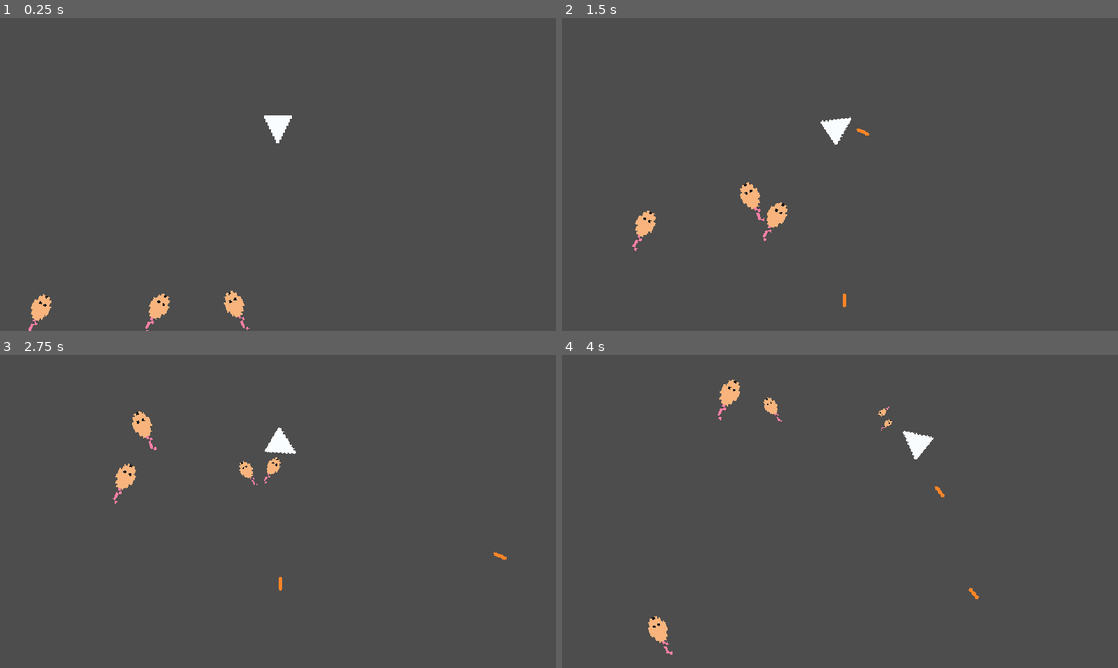
Above: before the commit, frames 1-4 (two rows, left to right).
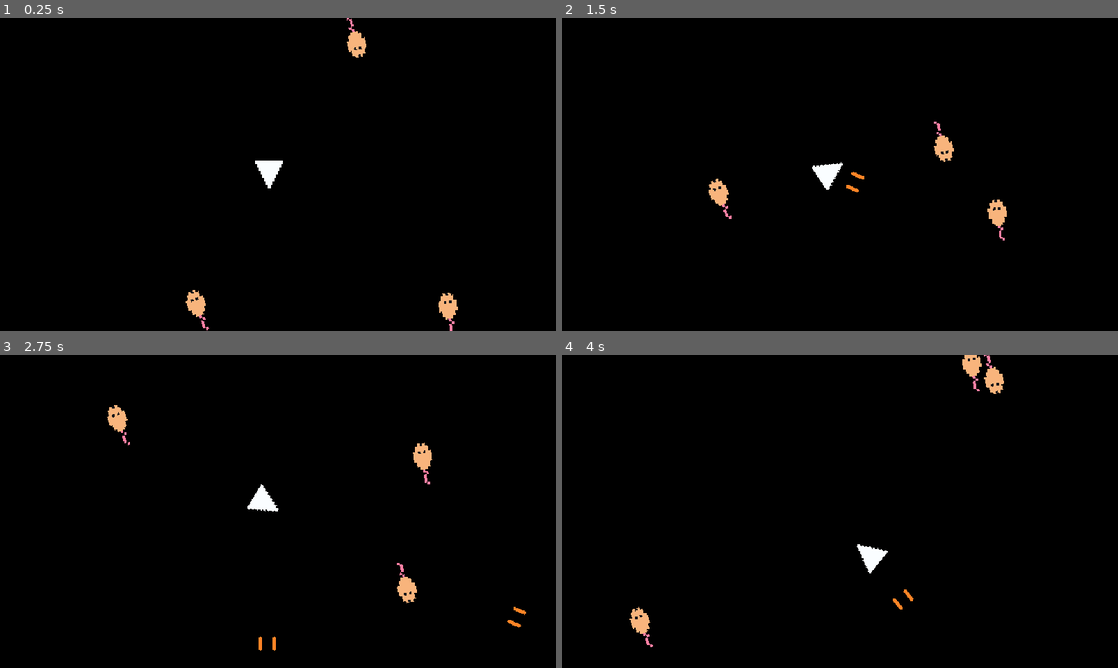
Above: after the commit, the same moments.

Repository: problem-18-dev/cheese-chasers
Game: Godot game, scene res://scenes/main.tscn
The game is run twice, just before and just after one commit, with the same random seed, the same clock (stepped at 60 frames per second) and the same inputs.
Inputs:
- Up to frame 1 (0.25 s): no input
- Up to frame 2 (1.5 s): tap Enter at 0.5 s; hold D (turn_right) 0.53-1.28 s; hold Space (shoot) 0.53-1.28 s; hold A (turn_left) from 1.28 s (still down); tap Space (shoot) at 1.35 s
- Up to frame 3 (2.75 s): release A (turn_left) at 2.03 s; hold D (turn_right) from 2.03 s (still down); hold Space (shoot) from 2.03 s (still down)
- Up to frame 4 (4 s): release D (turn_right) at 2.78 s; release Space (shoot) at 2.78 s; hold Up (move_forward) 2.78-3.53 s; tap Space (shoot) at 2.85 s; hold A (turn_left) from 3.53 s (still down); hold Space (shoot) from 3.53 s (still down)

The runs differ from the first frame. In frame 1, 100% of the frame differs, in the area x 0-100%, y 0-100%; in frame 2, 100%; in frame 3, 100%; in frame 4, 100%.

Commit message:
feat: camera shake on player damage

Diff:
--- /dev/null
+++ b/game/shake_camera/shake_camera_2d.gd
@@ -0,0 +1,33 @@
+extends Camera2D
+
+@export var decay := 0.8
+@export var max_offset := Vector2(100, 75)
+@export var max_roll := 0.1
+
+var _trauma := 0.0
+var _trauma_power := 2
+
+
+func _ready() -> void:
+	randomize()
+
+
+func _process(delta: float) -> void:
+	if _trauma:
+		_trauma = max(_trauma - decay * delta, 0)
+		_shake()
+
+
+func add_trauma(amount: float) -> void:
+	_trauma = min(_trauma + amount, 1.0)
+
+
+func small_shake() -> void:
+	add_trauma(0.25)
+
+
+func _shake() -> void:
+	var amount := pow(_trauma, _trauma_power)
+	rotation = max_roll * amount * randf_range(-1, 1)
+	offset.x = max_offset.x * amount * randf_range(-1, 1)
+	offset.y = max_offset.y * amount * randf_range(-1, 1)
--- /dev/null
+++ b/game/shake_camera/shake_camera_2d.tscn
@@ -0,0 +1,7 @@
+[gd_scene format=3 uid="uid://chc3purvou568"]
+
+[ext_resource type="Script" uid="uid://budmydgu056r3" path="res://game/shake_camera/shake_camera_2d.gd" id="1_6m6aj"]
+
+[node name="ShakeCamera2D" type="Camera2D" unique_id=1356034144]
+anchor_mode = 0
+script = ExtResource("1_6m6aj")
--- a/project.godot
+++ b/project.godot
@@ -1,3 +1,11 @@
+; Engine configuration file.
+; It's best edited using the editor UI and not directly,
+; since the parameters that go here are not all obvious.
+;
+; Format:
+;   [section] ; section goes between []
+;   param=value ; assign values to parameters
+
 config_version=5
 
 [application]
@@ -7,6 +15,10 @@
 run/main_scene="uid://cbe6uahctmh8q"
 config/features=PackedStringArray("4.6", "GL Compatibility")
 config/icon="res://icon.svg"
+
+[autoload]
+
+GameManager="*uid://b7cmaypj327m2"
 
 [display]
 
--- a/scenes/base_level/base_level.gd
+++ b/scenes/base_level/base_level.gd
@@ -5,12 +5,22 @@
 @export var start_mice := 3
 
 @onready var _mouse_scene: PackedScene = load("res://scenes/mouse/mouse.tscn")
+@onready var _player_scene: PackedScene = load("res://scenes/player/player.tscn")
 @onready var _spawn_marker: PathFollow2D = $SpawnPath/SpawnLocation
 @onready var _mice: Node = $Mice
+@onready var shake_camera_2d: Camera2D = $ShakeCamera2D
 
 
 func _ready() -> void:
+	_spawn_player()
 	_spawn_mice()
+
+
+func _spawn_player() -> void:
+	var player := _player_scene.instantiate()
+	player.start($PlayerSpawnPosition.position)
+	player.hit.connect(_on_player_hit)
+	add_child(player)
 
 
 func _spawn_mice() -> void:
@@ -32,11 +42,25 @@
 		_mice.add_child(mouse)
 
 
-func _on_mouse_hit(hit_position: Vector2, direction: Vector2, scale: int, count: int) -> void:
+func _on_mouse_hit(hit_position: Vector2, scale: int, count: int, run_from = null) -> void:
 	for i in count:
 		var mouse := _mouse_scene.instantiate()
-		var spawn_rotation := randf_range(-PI / 2,  PI / 2)
-		var spawn_direction := direction.rotated(spawn_rotation)
+
+		# Run away from player, else random direction
+		var spawn_rotation: float
+		var spawn_direction: Vector2
+		if run_from:
+			spawn_rotation = randf_range(-PI / 4, PI / 4)
+			var direction_to_player := hit_position.direction_to(run_from)
+			spawn_direction = direction_to_player.rotated(PI + spawn_rotation)
+		else:
+			spawn_rotation = randf_range(-PI,  PI)
+			spawn_direction = Vector2.UP.rotated(spawn_rotation)
+
 		mouse.hit.connect(_on_mouse_hit)
 		mouse.start(hit_position, spawn_direction, scale - 1)
 		_mice.call_deferred("add_child", mouse)
+
+
+func _on_player_hit() -> void:
+	shake_camera_2d.small_shake()
--- a/scenes/base_level/base_level.tscn
+++ b/scenes/base_level/base_level.tscn
@@ -1,7 +1,7 @@
 [gd_scene format=3 uid="uid://d355e3q6xiox"]
 
-[ext_resource type="PackedScene" uid="uid://chvovwj01dkn5" path="res://scenes/player/player.tscn" id="1_8hega"]
 [ext_resource type="Script" uid="uid://dcascajx5fmg0" path="res://scenes/base_level/base_level.gd" id="1_k2up0"]
+[ext_resource type="PackedScene" uid="uid://chc3purvou568" path="res://game/shake_camera/shake_camera_2d.tscn" id="3_jlp5g"]
 
 [sub_resource type="Curve2D" id="Curve2D_k2up0"]
 _data = {
@@ -12,13 +12,26 @@
 [node name="BaseLevel" type="Node" unique_id=539995243]
 script = ExtResource("1_k2up0")
 
+[node name="ColorRect" type="ColorRect" parent="." unique_id=112092133]
+anchors_preset = 15
+anchor_right = 1.0
+anchor_bottom = 1.0
+offset_left = -83.55554
+offset_top = -47.0
+offset_right = 83.55554
+offset_bottom = 47.0
+grow_horizontal = 2
+grow_vertical = 2
+color = Color(0, 0, 0, 1)
+
+[node name="ShakeCamera2D" parent="." unique_id=1356034144 instance=ExtResource("3_jlp5g")]
+
 [node name="SpawnPath" type="Path2D" parent="." unique_id=521085597]
 curve = SubResource("Curve2D_k2up0")
 
 [node name="SpawnLocation" type="PathFollow2D" parent="SpawnPath" unique_id=1744936178]
 
+[node name="PlayerSpawnPosition" type="Marker2D" parent="." unique_id=1307384252]
+position = Vector2(310, 180)
+
 [node name="Mice" type="Node" parent="." unique_id=971192592]
-
-[node name="Player" parent="." unique_id=1918345498 instance=ExtResource("1_8hega")]
-position = Vector2(320, 128)
-lock_rotation = true
--- /dev/null
+++ b/scenes/laser/laser.gd
@@ -0,0 +1,6 @@
+extends Projectile
+
+
+func _on_destroy_timer_timeout() -> void:
+	print("time out!", $DestroyTimer.wait_time)
+	queue_free()
--- a/scenes/laser/laser.tscn
+++ b/scenes/laser/laser.tscn
@@ -1,6 +1,7 @@
 [gd_scene format=3 uid="uid://fxwrc0ikq7we"]
 
 [ext_resource type="PackedScene" uid="uid://cjn5v33k7elr5" path="res://scenes/projectile/projectile.tscn" id="1_j8ec3"]
+[ext_resource type="Script" uid="uid://bnx3m1u733eri" path="res://scenes/laser/laser.gd" id="2_bx1b7"]
 [ext_resource type="Texture2D" uid="uid://dmfpal1q5d1of" path="res://assets/sprites/laser_projectile.png" id="2_kfde8"]
 
 [sub_resource type="RectangleShape2D" id="RectangleShape2D_bx1b7"]
@@ -8,9 +9,31 @@
 
 [node name="Laser" unique_id=1334999182 instance=ExtResource("1_j8ec3")]
 collision_mask = 2
+script = ExtResource("2_bx1b7")
+speed = 225.0
 
 [node name="CollisionShape2D" parent="." index="0" unique_id=2109629548]
+position = Vector2(-8, 0)
 shape = SubResource("RectangleShape2D_bx1b7")
 
-[node name="Sprite2D" parent="." index="1" unique_id=872718839]
+[node name="CollisionShape2D2" type="CollisionShape2D" parent="." index="1" unique_id=1015172075]
+position = Vector2(8, 0)
+shape = SubResource("RectangleShape2D_bx1b7")
+
+[node name="Sprite2D" parent="." index="2" unique_id=872718839]
+position = Vector2(-8, 0)
 texture = ExtResource("2_kfde8")
+
+[node name="Sprite2D2" type="Sprite2D" parent="." index="3" unique_id=1961896349]
+position = Vector2(8, 0)
+texture = ExtResource("2_kfde8")
+
+[node name="VisibleOnScreenNotifier2D" parent="." index="4" unique_id=1790842771]
+rect = Rect2(-6, -8, 12, 16)
+
+[node name="DestroyTimer" type="Timer" parent="." index="5" unique_id=2102698245]
+wait_time = 1.75
+one_shot = true
+autostart = true
+
+[connection signal="timeout" from="DestroyTimer" to="." method="_on_destroy_timer_timeout"]
--- /dev/null
+++ b/scenes/main.gd
@@ -0,0 +1,36 @@
+class_name Main
+extends Node
+
+
+signal scene_changed(scene: Scene)
+
+enum Scene { GAME }
+
+@export_category("Scenes")
+@export var first_scene := Scene.GAME
+
+
+var scenes := {
+	Scene.GAME: "res://scenes/base_level/base_level.tscn",
+}
+
+var current_scene: Node
+
+
+func _ready() -> void:
+	GameManager.main_scene = self
+	load_scene(first_scene)
+
+
+func unload_scene() -> void:
+	if current_scene:
+		remove_child(current_scene)
+		current_scene = null
+
+
+func load_scene(scene: Scene) -> void:
+	unload_scene()
+	var new_scene: PackedScene = load(scenes[scene])
+	current_scene = new_scene.instantiate()
+	add_child(current_scene)
+	scene_changed.emit(scene)
--- a/scenes/main.tscn
+++ b/scenes/main.tscn
@@ -1,9 +1,6 @@
 [gd_scene format=3 uid="uid://cbe6uahctmh8q"]
 
-[ext_resource type="PackedScene" uid="uid://d355e3q6xiox" path="res://scenes/base_level/base_level.tscn" id="1_o5qli"]
+[ext_resource type="Script" uid="uid://c2x4i80nhsrlw" path="res://scenes/main.gd" id="1_o5qli"]
 
 [node name="Main" type="Node" unique_id=109043519]
-
-[node name="Scene" type="Node" parent="." unique_id=1681916975]
-
-[node name="BaseLevel" parent="Scene" unique_id=539995243 instance=ExtResource("1_o5qli")]
+script = ExtResource("1_o5qli")
--- a/scenes/mouse/mouse.gd
+++ b/scenes/mouse/mouse.gd
@@ -1,7 +1,7 @@
 extends Floater
 
 
-signal hit(position: Vector2, direction: Vector2, scale: int, mice_on_death: int)
+signal hit(position: Vector2, scale: int, mice_on_death: int, run_from: Vector2)
 
 @export_category("Movement")
 @export var min_speed := 50.0
@@ -23,7 +23,9 @@
 
 func _ready() -> void:
 	super()
-	sprite_2d.rotation = Vector2.UP.angle_to(_direction)
+	var new_rotation := Vector2.UP.angle_to(_direction)
+	sprite_2d.rotate(new_rotation)
+	collision_shape_2d.rotate(new_rotation)
 
 
 func start(start_position: Vector2, start_direction: Vector2, start_scale: int) -> void:
@@ -35,11 +37,12 @@
 	_direction = start_direction
 
 
-func take_damage() -> void:
+func take_damage(run_from = null) -> void:
 	if _scale > 1:
-		hit.emit(position, linear_velocity.normalized(), _scale, mice_on_death)
+		hit.emit(position, _scale, mice_on_death, run_from)
 
 	queue_free()
+
 
 func _change_size(start_scale: int) -> void:
 	assert(start_scale > 0, "Starting scale for mouse is invalid.")
--- a/scenes/player/player.gd
+++ b/scenes/player/player.gd
@@ -1,5 +1,7 @@
 extends Floater
 
+
+signal hit
 
 const FORCE_MULTIPLIER := 100.0
 
@@ -19,7 +21,7 @@
 
 @onready var cooldown_timer: Timer = $CooldownTimer
 @onready var animation_player: AnimationPlayer = $AnimationPlayer
-@onready var collision_shape_2d: CollisionShape2D = $CollisionShape2D
+@onready var gun_marker_2d: Marker2D = $GunMarker2D
 
 
 func _physics_process(delta: float) -> void:
@@ -36,10 +38,14 @@
 		_shoot()
 
 
+func start(start_position: Vector2) -> void:
+	position = start_position
+
+
 func _shoot() -> void:
-	var projectile_right: Projectile = projectile_scene.instantiate()
-	projectile_right.start($RightGunMarker2D.global_position, rotation)
-	get_tree().root.add_child(projectile_right)
+	var projectile: Projectile = projectile_scene.instantiate()
+	projectile.start(gun_marker_2d.global_position, rotation)
+	get_tree().root.add_child(projectile)
 
 	# Apply firing recoil
 	apply_impulse(shoot_recoil * Vector2.UP.rotated(rotation))
@@ -51,6 +57,7 @@
 
 func _take_damage() -> void:
 	animation_player.play("take_damage")
+	hit.emit()
 
 
 func _on_cooldown_timer_timeout() -> void:
@@ -62,4 +69,4 @@
 		return
 
 	_take_damage()
-	body.take_damage()
+	body.take_damage(position)
--- a/scenes/player/player.tscn
+++ b/scenes/player/player.tscn
@@ -70,6 +70,7 @@
 
 [node name="Player" type="RigidBody2D" unique_id=1918345498]
 collision_mask = 2
+lock_rotation = true
 contact_monitor = true
 max_contacts_reported = 1
 linear_damp = 1.0
@@ -84,15 +85,10 @@
 shape = SubResource("CapsuleShape2D_8afob")
 
 [node name="Sprite2D" type="Sprite2D" parent="." unique_id=593822152]
-texture_filter = 1
 scale = Vector2(2, 2)
 texture = ExtResource("1_8afob")
 
-[node name="LeftGunMarker2D" type="Marker2D" parent="." unique_id=1870435177]
-position = Vector2(-5, 0)
-
-[node name="RightGunMarker2D" type="Marker2D" parent="." unique_id=284118922]
-position = Vector2(5, 0)
+[node name="GunMarker2D" type="Marker2D" parent="." unique_id=1870435177]
 
 [node name="CooldownTimer" type="Timer" parent="." unique_id=1709801836]
 wait_time = 0.2
--- a/scenes/projectile/projectile.gd
+++ b/scenes/projectile/projectile.gd
@@ -22,9 +22,5 @@
 	queue_free()
 
 
-func _on_destroy_timer_timeout() -> void:
-	queue_free()
-
-
 func _on_visible_on_screen_notifier_2d_screen_exited() -> void:
 	queue_free()
--- a/scenes/projectile/projectile.tscn
+++ b/scenes/projectile/projectile.tscn
@@ -11,13 +11,7 @@
 
 [node name="Sprite2D" type="Sprite2D" parent="." unique_id=872718839]
 
-[node name="DestroyTimer" type="Timer" parent="." unique_id=1125000091]
-wait_time = 5.0
-one_shot = true
-autostart = true
-
 [node name="VisibleOnScreenNotifier2D" type="VisibleOnScreenNotifier2D" parent="." unique_id=1790842771]
 
 [connection signal="body_entered" from="." to="." method="_on_body_entered"]
-[connection signal="timeout" from="DestroyTimer" to="." method="_on_destroy_timer_timeout"]
 [connection signal="screen_exited" from="VisibleOnScreenNotifier2D" to="." method="_on_visible_on_screen_notifier_2d_screen_exited"]
--- /dev/null
+++ b/scripts/game_manager.gd
@@ -0,0 +1,3 @@
+extends Node
+
+var main_scene: Main
Not shown, added: game/shake_camera/shake_camera_2d.gd.uid
Not shown, added: scenes/laser/laser.gd.uid
Not shown, added: scenes/main.gd.uid
Not shown, added: scripts/game_manager.gd.uid
